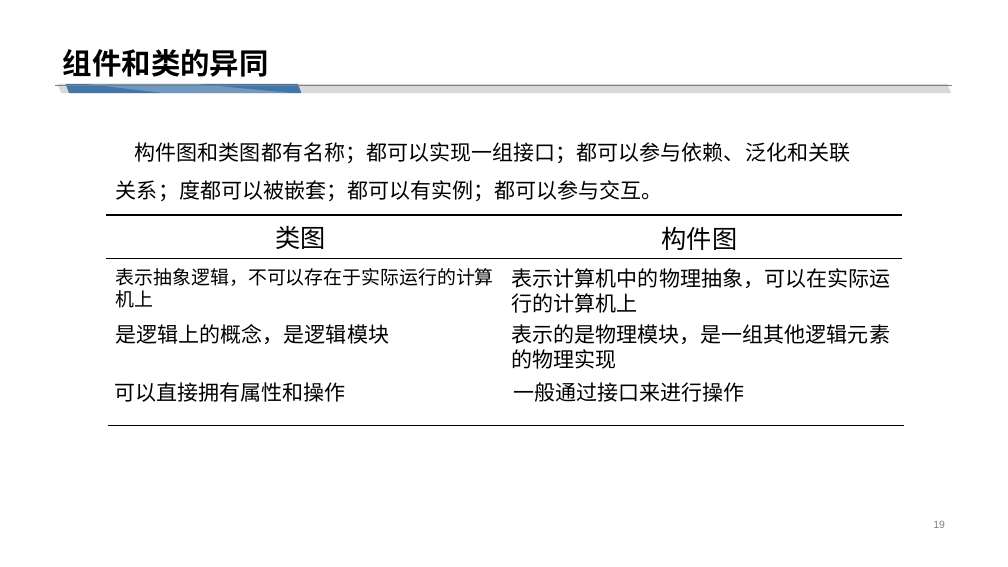
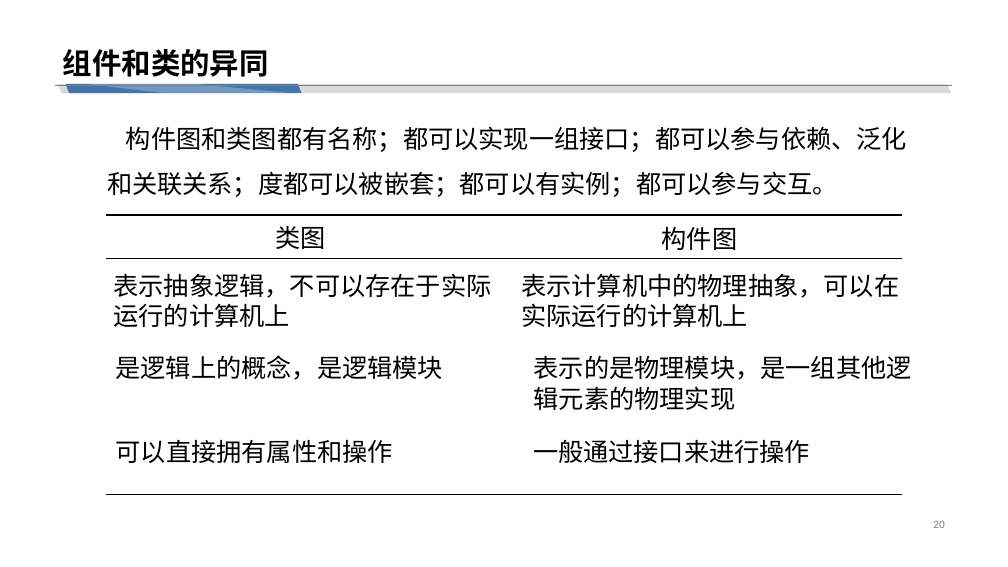
Before and after one commit to cchello/PRD2018-G01, a slide deck: slide 20 of 非受控文档/翻转PPT/UML基础III_对象图_构件图_包图.pptx (slide 19 before the commit). Drawn at 1008x567 pixels with LibreOffice and Linux fonts; fonts in the diff are those of the drawing. Boxes give left, top, right and bottom in pixels: in the first picture for what was removed or moved away, otherwise in the second. Text is boxed around its words. In the diff, an @@ line names an element or a change of style, - is before the commit and + after.

```diff
--- a/非受控文档/翻转PPT/UML基础III_对象图_构件图_包图.pptx
+++ b/非受控文档/翻转PPT/UML基础III_对象图_构件图_包图.pptx
@@ text "构件图和类图都有名称；都可以实现一组接口；都可以参与依赖、泛化和关联关系；度都可以被嵌套；都可以有实例；都可以参与交互。": place and size @@
-text "构件图和类图都有名称；都可以实现一组接口；都可以参与依赖、泛化和关联关系；度都可以被嵌套；都可以有实例；都可以参与交互。" at bbox=[116, 142, 850, 201]
+text "构件图和类图都有名称；都可以实现一组接口；都可以参与依赖、泛化和关联关系；度都可以被嵌套；都可以有实例；都可以参与交互。" at bbox=[107, 126, 907, 197]
@@ text "表示抽象逻辑，不可以存在于实际运行的计算机上" at bbox=[113, 273, 491, 327]: size 18 to 24 pt @@
@@ text "表示计算机中的物理抽象，可以在实际运行的计算机上": place and size @@
-text "表示计算机中的物理抽象，可以在实际运行的计算机上" at bbox=[512, 268, 891, 313]
+text "表示计算机中的物理抽象，可以在实际运行的计算机上" at bbox=[521, 273, 899, 327]
@@ text "是逻辑上的概念，是逻辑模块": place and size @@
-text "是逻辑上的概念，是逻辑模块" at bbox=[116, 324, 389, 344]
+text "是逻辑上的概念，是逻辑模块" at bbox=[116, 355, 444, 380]
@@ text "表示的是物理模块，是一组其他逻辑元素的物理实现": place and size @@
-text "表示的是物理模块，是一组其他逻辑元素的物理实现" at bbox=[511, 324, 890, 369]
+text "表示的是物理模块，是一组其他逻辑元素的物理实现" at bbox=[534, 355, 912, 410]
@@ text "可以直接拥有属性和操作": place and size @@
-text "可以直接拥有属性和操作" at bbox=[115, 382, 346, 402]
+text "可以直接拥有属性和操作" at bbox=[116, 439, 393, 463]
@@ size 20 to 24 pt in 6 elements at bbox=[521, 273, 899, 327], bbox=[116, 355, 444, 380], bbox=[107, 126, 907, 197], bbox=[534, 355, 912, 410], bbox=[116, 439, 393, 463], bbox=[533, 439, 810, 463] @@
@@ text "一般通过接口来进行操作": place and size @@
-text "一般通过接口来进行操作" at bbox=[514, 382, 745, 402]
+text "一般通过接口来进行操作" at bbox=[533, 439, 810, 463]
@@ line moved from (108, 426) - (904, 426) to (106, 495) - (902, 495) @@
@@ page number at bbox=[933, 521, 945, 528]: text changed @@
-19
+20
```
Also in this commit, not shown: 26 other slides changed, 1 slide added.
